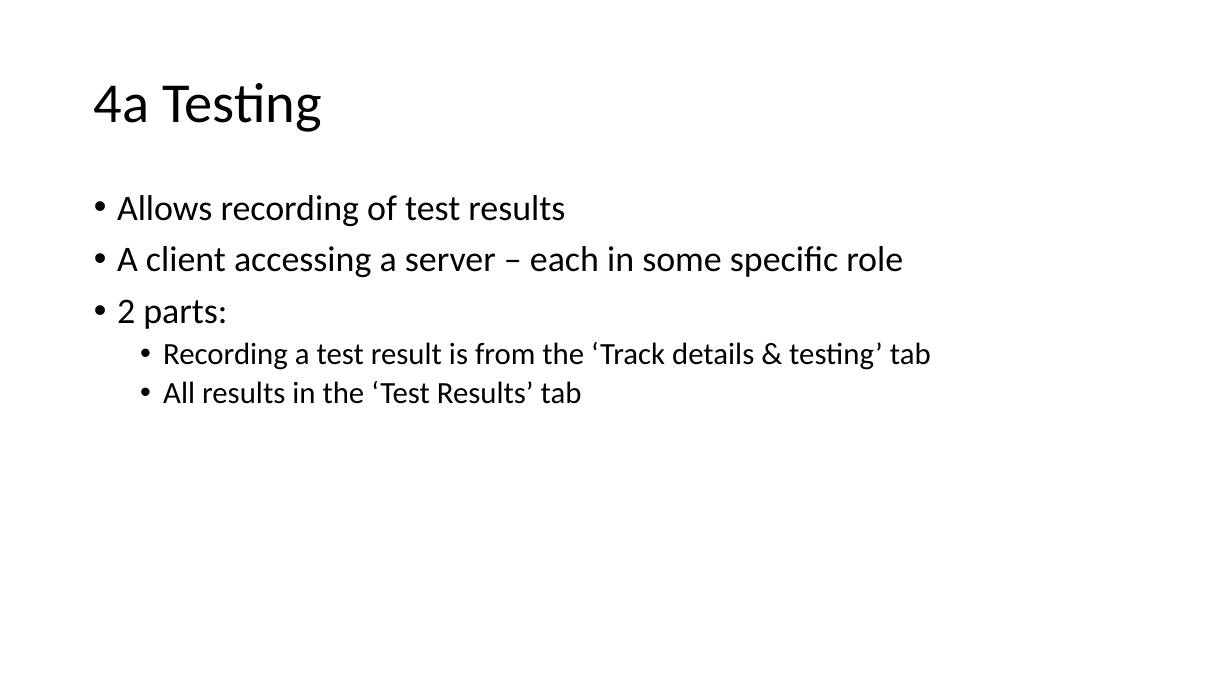
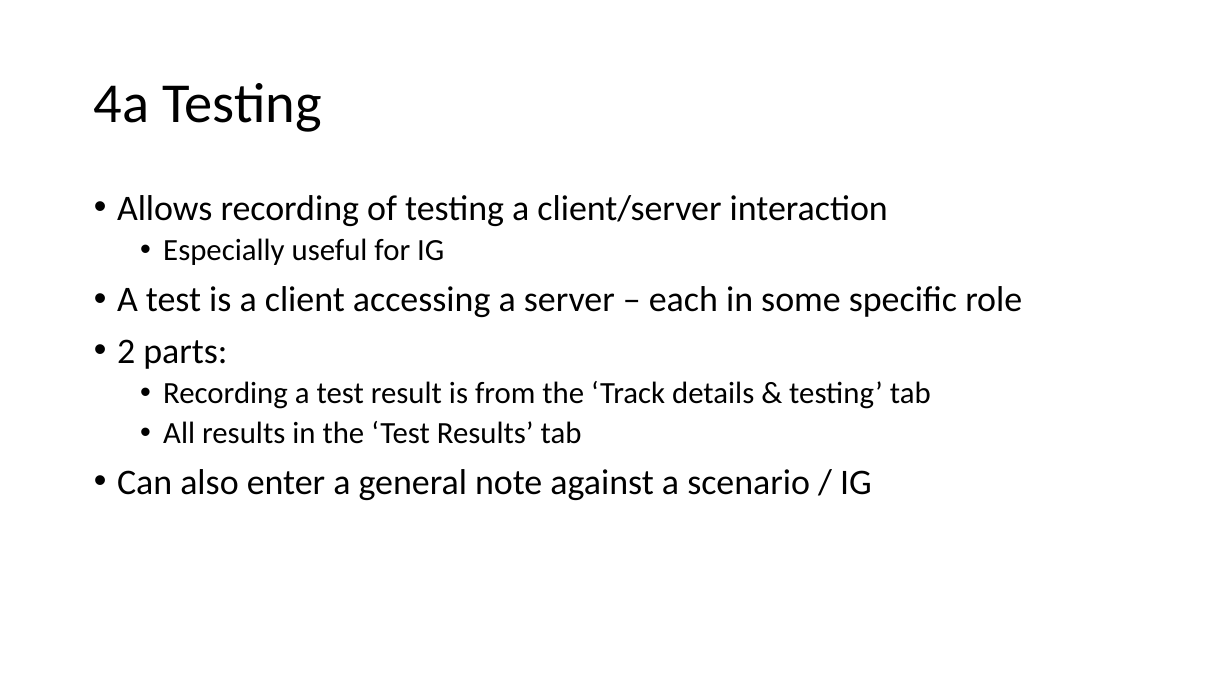
Before and after one commit to davidhay25/framingham, a slide deck: slide 29 of artifacts/conMan.pptx (slide 22 before the commit). Drawn at 1232x693 pixels with LibreOffice and Linux fonts; fonts in the diff are those of the drawing. Boxes give left, top, right and bottom in pixels: in the first picture for what was removed or moved away, otherwise in the second. Text is boxed around its words. In the diff, an @@ line names an element or a change of style, - is before the commit and + after.

```diff
--- a/artifacts/conMan.pptx
+++ b/artifacts/conMan.pptx
@@ text at (x1=117, y1=195, x2=1022, y2=317): text changed @@
-• Allows recording of test results
-• A client accessing a server – each in some specific role
+• Allows recording of testing a client/server interaction
+  • Especially useful for IG
+• A test is a client accessing a server – each in some specific role
@@ text at (x1=117, y1=469, x2=872, y2=500): paragraph added @@
+• Can also enter a general note against a scenario / IG
```
Also in this commit, not shown: 11 other slides changed, 8 slides added, 2 other files.
